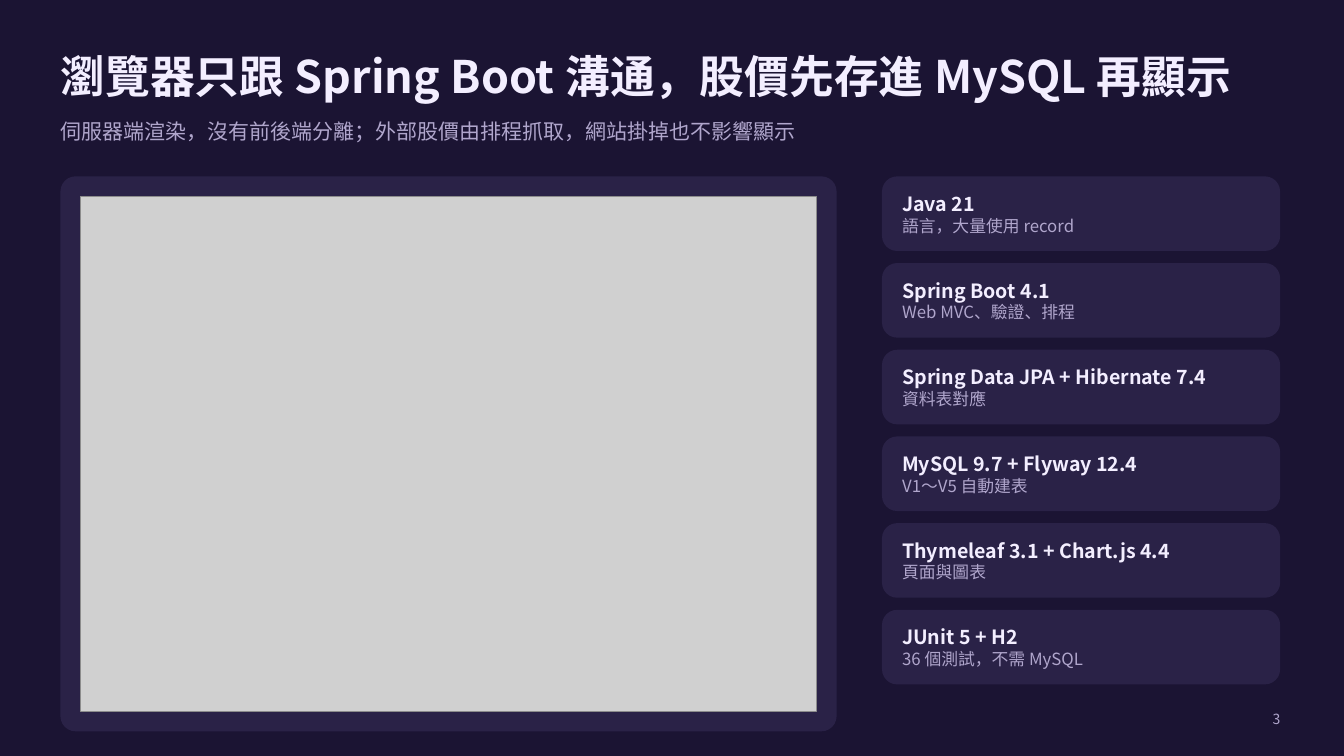
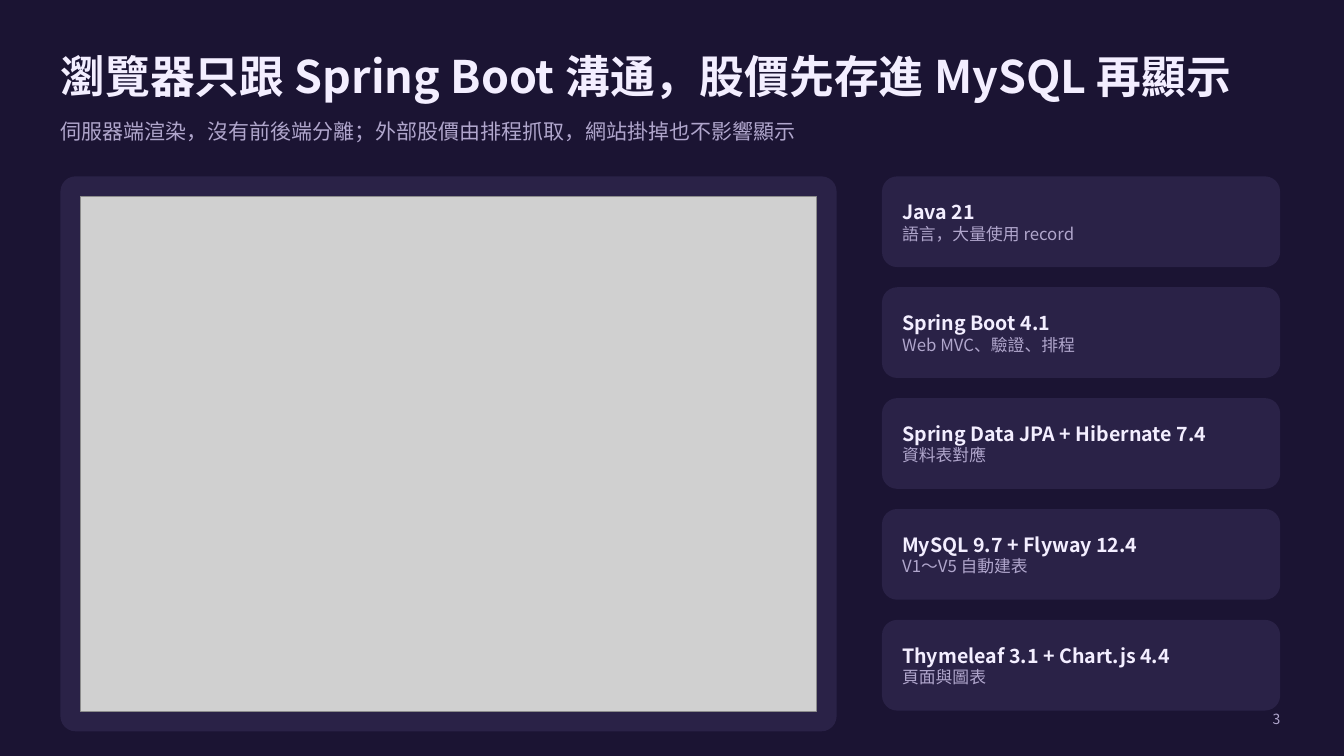
Before and after one commit to HongLeongYong/finance-goal, a slide deck: slide 3 of docs/匯報簡報.pptx. Drawn at 1344x756 pixels with LibreOffice and Linux fonts; fonts in the diff are those of the drawing; grey boxes stand for pictures. Boxes give left, top, right and bottom in pixels: in the first picture for what was removed or moved away, otherwise in the second. Text is boxed around its words. In the diff, an @@ line names an element or a change of style, - is before the commit and + after.

```diff
--- a/docs/匯報簡報.pptx
+++ b/docs/匯報簡報.pptx
@@ rounded rectangle: place and size @@
-rounded rectangle at [882, 176, 1280, 251]
+rounded rectangle at [882, 176, 1280, 267]
@@ text "Java 21": place and size @@
-text "Java 21" at [902, 196, 1075, 234]
+text "Java 21" at [902, 204, 1075, 242]
@@ rounded rectangle: place and size @@
-rounded rectangle at [882, 263, 1280, 338]
+rounded rectangle at [882, 287, 1280, 378]
@@ text "Spring Boot 4.1": place and size @@
-text "Spring Boot 4.1" at [902, 282, 1075, 319]
+text "Spring Boot 4.1" at [902, 314, 1075, 352]
@@ rounded rectangle: place and size @@
-rounded rectangle at [882, 350, 1280, 424]
+rounded rectangle at [882, 398, 1280, 489]
@@ text "Spring Data JPA + Hibernate ...": place and size @@
-text "Spring Data JPA + Hibernate ..." at [902, 368, 1207, 407]
+text "Spring Data JPA + Hibernate ..." at [902, 425, 1207, 463]
@@ rounded rectangle: place and size @@
-rounded rectangle at [882, 437, 1280, 511]
+rounded rectangle at [882, 509, 1280, 600]
@@ text "MySQL 9.7 + Flyway 12.4": place and size @@
-text "MySQL 9.7 + Flyway 12.4" at [902, 455, 1137, 493]
+text "MySQL 9.7 + Flyway 12.4" at [902, 536, 1137, 573]
@@ proportions changed in 5 elements at [882, 176, 1280, 267], [882, 287, 1280, 378], [882, 398, 1280, 489], [882, 509, 1280, 600], [882, 620, 1280, 711] @@
@@ rounded rectangle: place and size @@
-rounded rectangle at [882, 523, 1280, 598]
+rounded rectangle at [882, 620, 1280, 711]
@@ rounded rectangle removed at [882, 610, 1280, 685] @@
@@ text "Thymeleaf 3.1 + Chart.js 4.4": place and size @@
-text "Thymeleaf 3.1 + Chart.js 4.4" at [902, 542, 1170, 579]
+text "Thymeleaf 3.1 + Chart.js 4.4" at [902, 647, 1170, 684]
@@ text removed at [902, 628, 1083, 669] @@
-JUnit 5 + H2
-36 個測試，不需 MySQL
```
